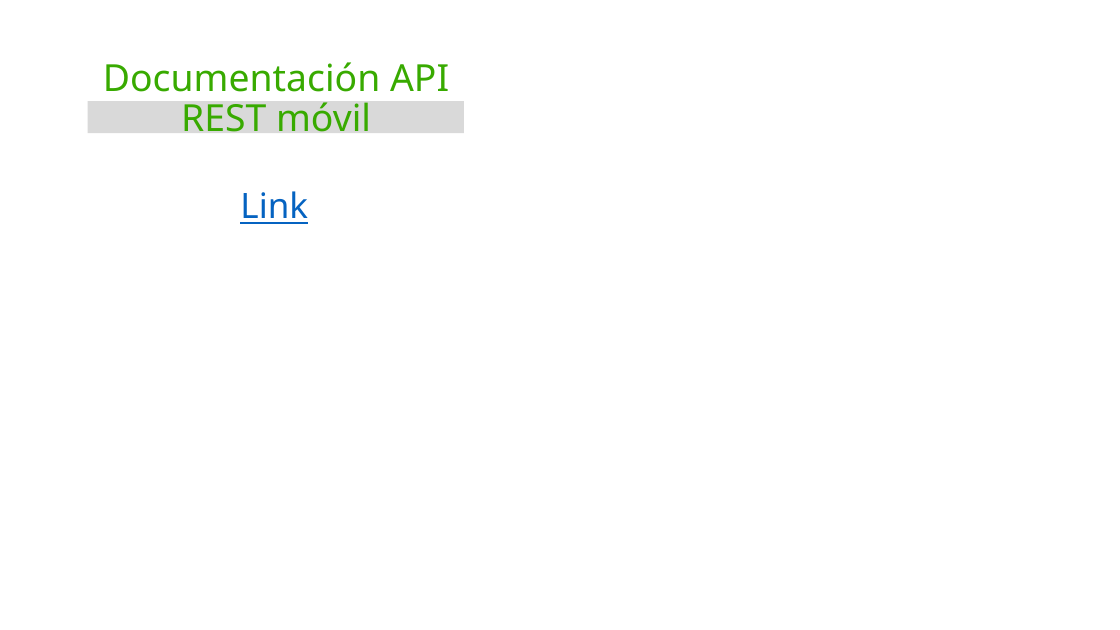
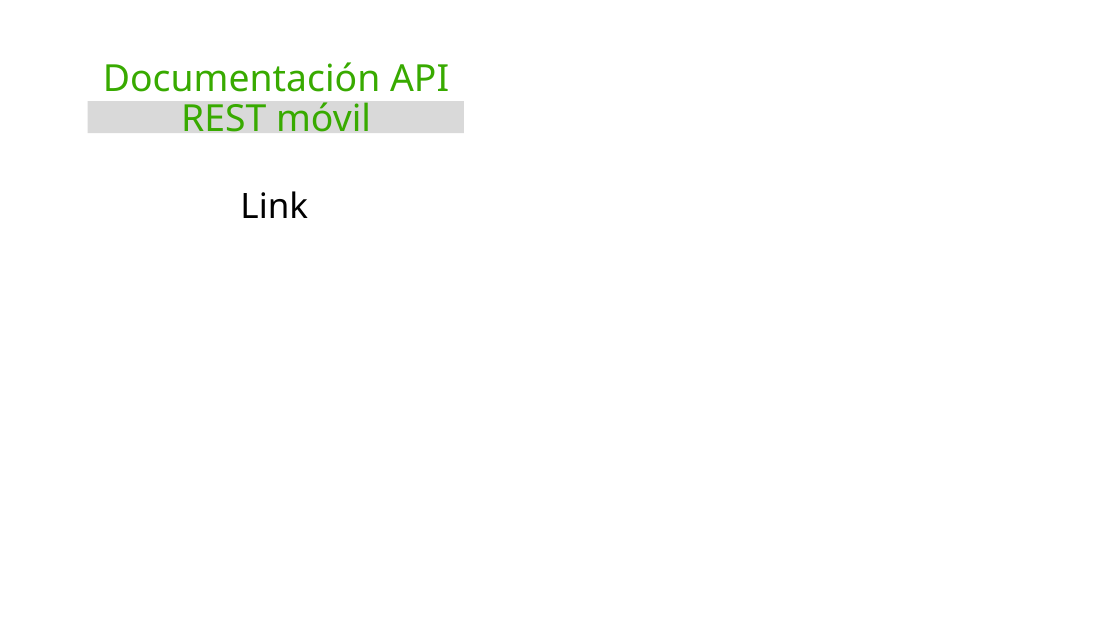
Before and after one commit to SotfwareTeam/Pteamgtecno, a slide deck: slide 9 of Proyecto/TRIMESTRE 4/Contextualización del Proyecto.pptx. Drawn at 1120x630 pixels with LibreOffice and Linux fonts; fonts in the diff are those of the drawing; background and template pictures are left out. Boxes give left, top, right and bottom in pixels: in the first picture for what was removed or moved away, otherwise in the second. Text is boxed around its words. In the diff, an @@ line names an element or a change of style, - is before the commit and + after.

```diff
--- a/Proyecto/TRIMESTRE 4/Contextualización del Proyecto.pptx
+++ b/Proyecto/TRIMESTRE 4/Contextualización del Proyecto.pptx
@@ text "Link" at bbox=[240, 191, 308, 218]: text colour #0563C1 to #000000, underline off @@
```
Also in this commit, not shown: 5 other slides changed, 1 slide removed, 9 other files.
